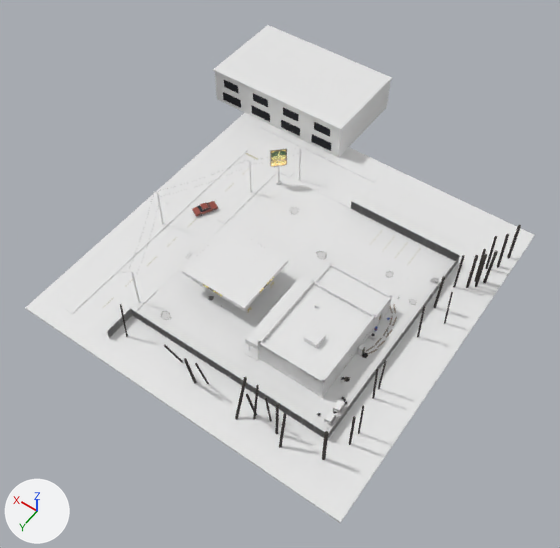
A saved change to the Blender file art/block/gas_station.blend.
Both versions are drawn from a 50 mm camera at (-23.4, 43.9, 115.0) aimed at (29.8, -30.5, -2.0). The axes (+X, +Y, +Z) are drawn at lower left. The lights are the same throughout. The first picture is the older version. Objects named as collision shapes, trigger or cutter boxes, shadow casters or lower levels of detail are left out.

Script lines for the objects in view, before the commit:
```python
ob_backdrop = bpy.data.objects.new('backdrop', me_backdrop)
ob_backdrop.location = (0.0, 0.0, 0.0)
ob_canopy = bpy.data.objects.new('canopy', me_canopy)
ob_canopy.location = (0.0, 0.0, 0.0)
ob_store_trim_nocol = bpy.data.objects.new('store_trim-nocol', me_store_trim_nocol)
ob_store_trim_nocol.location = (0.0, 0.0, 0.0)
# also in view: 'store_shell' at (15.7, -22.8, 2.8); 'ground' at (28.0, -31.0, -0.1)
```
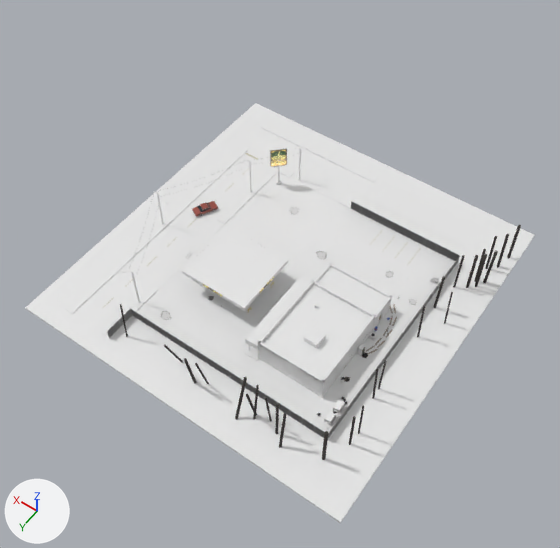
Boxes [x1, y1, x2, y2] around the edits, measured in the pictures (560 x 548 px):
'backdrop', deleted
    before: [213, 25, 392, 158]
'store_trim-nocol', reshaped (18% shorter)
    before: [107, 80, 521, 460]
    after: [107, 147, 521, 460]
part 1 of me_store_trim_nocol, deleted
    before: [223, 80, 331, 151]

Edits to the bpy script that builds the scene:
```text
Change me_store_trim_nocol:
    used by ob_store_trim_nocol; location = (0.0, 0.0, 0.0)
    remove me_store_trim_nocol.from_pydata(...)  # 5106 vertices, 4103 faces; spans x -4.5..68.0, y -62.0..0.0, z -0.1..9.5
    add me_store_trim_nocol.from_pydata(...)  # 5042 vertices, 4055 faces; spans x -4.5..56.1, y -58.2..0.0, z -0.1..9.5
    me_store_trim_nocol part 1: 8 loose pieces with 64 vertices, spanning x 39.0..68.0, y -62.0, z 0.8..6.6, are deleted
    remove me_store_trim_nocol.materials.append(mat_night)  # black #12161d
Remove ob_backdrop:
    ob_backdrop = bpy.data.objects.new('backdrop', me_backdrop)
    ob_backdrop.location = (0.0, 0.0, 0.0)
```
